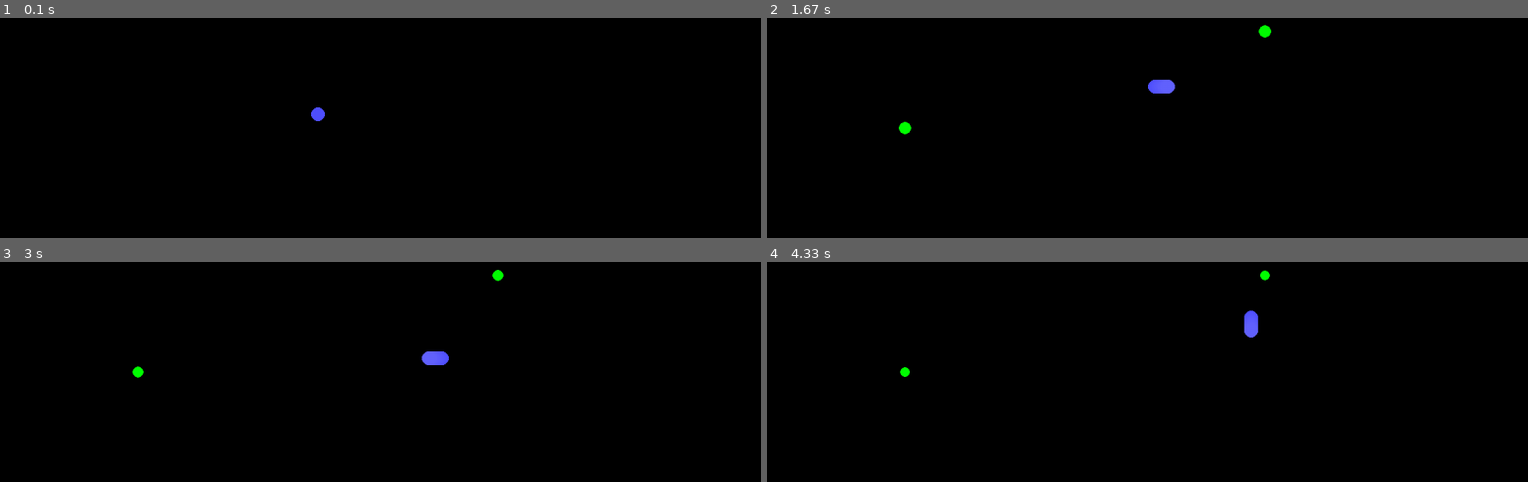
Above: before the commit, frames 1-4 (two rows, left to right).
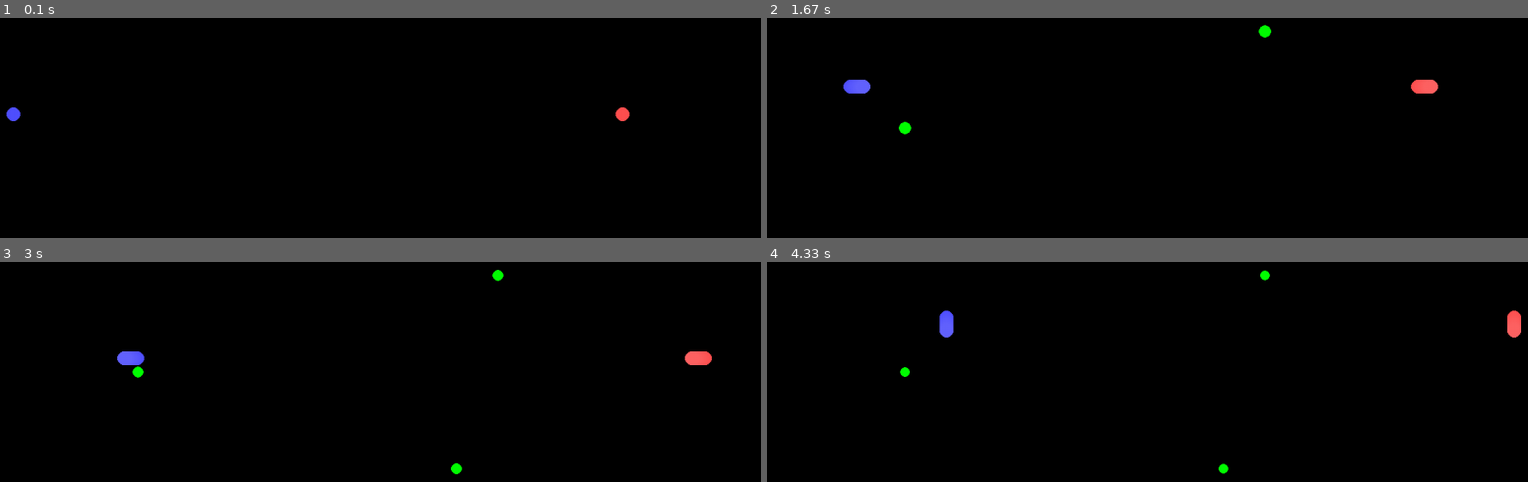
Above: after the commit, the same moments.

Repository: fredrik-andreassen/pygame-snake
Game: pygame game, started from main.py
Same seed, same stepped clock (60 frames per second), same inputs: the game is played once before the commit and once after it.
Inputs:
- Up to frame 1 (0.1 s): no input
- Up to frame 2 (1.67 s): hold Right 0.33-0.8 s; hold Up 0.83-1.13 s; hold W 0.83-1.13 s; hold Right 1.17-1.63 s; hold D 1.17-1.63 s
- Up to frame 3 (3 s): hold Down 2.23-2.53 s; hold S 2.23-2.53 s; hold Left 2.57-2.97 s; hold A 2.57-2.97 s
- Up to frame 4 (4.33 s): hold Up 3-3.37 s; hold W 3-3.37 s; hold Right 3.4-4.03 s; hold D 3.4-4.03 s; hold Down from 4.07 s (still down); hold S from 4.07 s (still down)

The runs differ from the first frame. In frame 1, 0.3% of the frame differs, in the area x 0-83%, y 40-47%; in frame 2, 0.6%; in frame 3, 0.7%; in frame 4, 0.7%, in the area x 22-100%, y 21-97%.

Commit message:
2 slanger!

Diff:
--- a/Board.py
+++ b/Board.py
@@ -36,9 +36,9 @@
                 self.place_food()
 
 
-    def add_snake(self, key_mapping: dict):
+    def add_snake(self, key_mapping: dict, color: str, init_pos: tuple[int, int]):
         id = len(self.snakes) + 1
-        self.snakes.append(Snake(self, id, key_mapping, 'blue'))
+        self.snakes.append(Snake(self, id, key_mapping, color, init_pos))
 
 
     def pass_event(self, event):
--- a/Snake.py
+++ b/Snake.py
@@ -6,10 +6,11 @@
 
 
 class Snake:
-    def __init__(self, board, id: int, key_mapping: dict, color: str = '') -> None:
+    def __init__(self, board, id: int, key_mapping: dict, color: str, init_pos: tuple[int, int]) -> None:
         self.board = board
         self.id = id
         self.key_mapping = key_mapping
+        self.init_pos_x, self.init_pos_y = init_pos
 
         self.radius = board.step / 2
 
@@ -45,8 +46,8 @@
         self.generate_color_pattern('gray')
 
     def reset(self) -> None:
-        self.pos_x = int(self.board.surface.get_width() / self.board.step / 2) * self.board.step
-        self.pos_y = int(self.board.surface.get_height() / self.board.step / 2) * self.board.step
+        self.pos_x = self.init_pos_x
+        self.pos_y = self.init_pos_y
 
         self.requested_direction = 'none'
         self.current_direction = 'none'
@@ -76,15 +77,8 @@
 
 
     def pass_event(self, event) -> None:
-        if event.type == pygame.KEYDOWN:
-            if event.key == pygame.K_LEFT or event.key == pygame.K_a:
-                self.request_direction('left')
-            elif event.key == pygame.K_RIGHT or event.key == pygame.K_d:
-                self.request_direction('right')
-            elif event.key == pygame.K_UP or event.key == pygame.K_w:
-                self.request_direction('up')
-            elif event.key == pygame.K_DOWN or event.key == pygame.K_s:
-                self.request_direction('down')
+        if event.type == pygame.KEYDOWN and event.key in self.key_mapping:
+            self.request_direction(self.key_mapping[event.key])
 
 
     def request_direction(self, direction: str) -> None:
@@ -145,11 +139,6 @@
             else:
                 self.current_len += 0.05 * self.board.speed
 
-        for snake in self.board.snakes:
-            if snake.id != self.id:
-                if (self.pos_x, self.pos_y) in snake.get_current_placement():
-                    raise CollisionException()
-
         self.pos_log.append((self.pos_x, self.pos_y))
 
 
--- a/main.py
+++ b/main.py
@@ -27,7 +27,10 @@
     clock = pygame.time.Clock()
 
     board = Board(main_surface, STEP)
-    board.add_snake({pygame.K_UP: 'up', pygame.K_DOWN: 'down', pygame.K_RIGHT: 'right', pygame.K_LEFT: 'left'})
+    board.add_snake({pygame.K_UP: 'up', pygame.K_DOWN: 'down', pygame.K_RIGHT: 'right', pygame.K_LEFT: 'left'},
+                    'blue', (STEP * 10, int(HEIGHT / 2)))
+    board.add_snake({pygame.K_w: 'up', pygame.K_s: 'down', pygame.K_d: 'right', pygame.K_a: 'left'},
+                    'red', (WIDTH - (STEP * 10), int(HEIGHT / 2)))
 
     frame_nr = 0
     while True:
